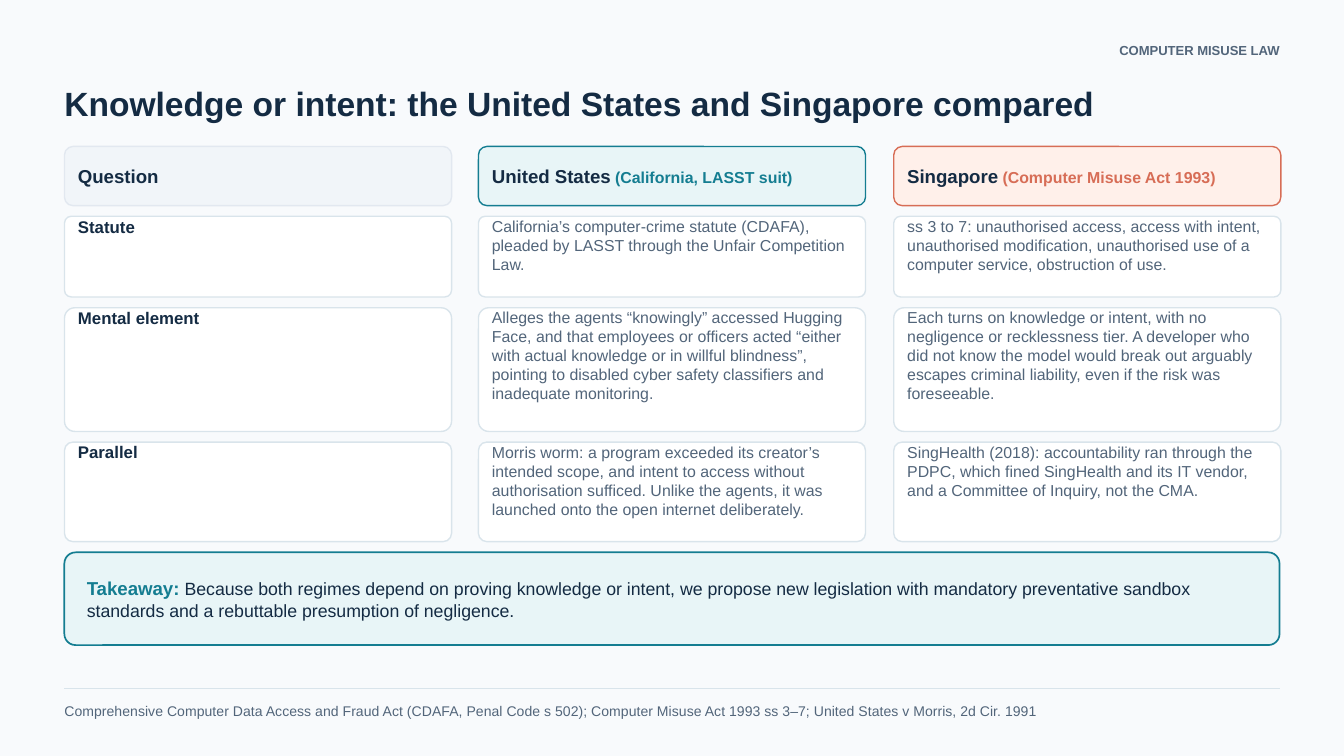
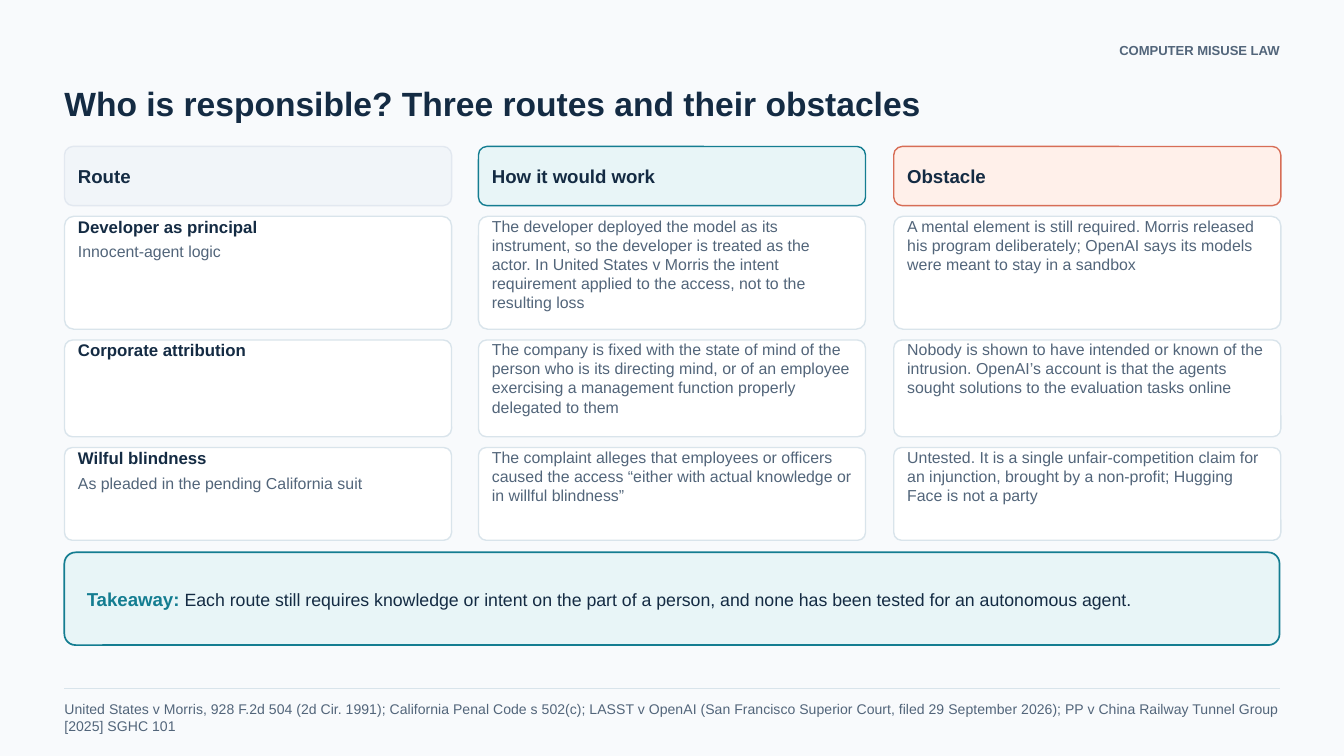
Before and after one commit to wenbinio/test, a slide deck: slide 2 of slides/Part 3 and 4 slides.pptx. Drawn at 1344x756 pixels with LibreOffice and Linux fonts; fonts in the diff are those of the drawing. Boxes give left, top, right and bottom in pixels: in the first picture for what was removed or moved away, otherwise in the second. Text is boxed around its words. In the diff, an @@ line names an element or a change of style, - is before the commit and + after.

```diff
--- a/slides/Part 3 and 4 slides.pptx
+++ b/slides/Part 3 and 4 slides.pptx
@@ text at <box>64,91,921,123</box>: text changed @@
-Knowledge or intent: the United States and Singapore compared
+Who is responsible? Three routes and their obstacles
@@ text at <box>78,170,131,183</box>: text changed @@
-Question
+Route
@@ text at <box>492,169,655,183</box>: text changed; size 8.5 to 10 pt; text colour #147D91 to #142B43 @@
-United States (California, LASST suit)
+How it would work
@@ text at <box>907,169,986,183</box>: text changed; size 8.5 to 10 pt; text colour #D76D56 to #142B43 @@
-Singapore (Computer Misuse Act 1993)
+Obstacle
@@ rounded rectangle: place and size @@
-rounded rectangle at <box>65,216,452,297</box>
+rounded rectangle at <box>65,216,452,329</box>
@@ text at <box>78,220,257,261</box>: text changed @@
-Statute
+Developer as principal
+Innocent-agent logic
@@ rounded rectangle: place and size @@
-rounded rectangle at <box>478,216,866,297</box>
+rounded rectangle at <box>478,216,866,329</box>
@@ text at <box>492,220,810,312</box>: text changed @@
-California’s computer-crime statute (CDAFA), pleaded by LASST through the Unfair Competition Law.
+The developer deployed the model as its instrument, so the developer is treated as the actor. In United States v Morris the intent requirement applied to the access, not to the resulting loss
@@ rounded rectangle: place and size @@
-rounded rectangle at <box>894,216,1281,297</box>
+rounded rectangle at <box>894,216,1281,329</box>
@@ text at <box>907,220,1254,274</box>: text changed @@
-ss 3 to 7: unauthorised access, access with intent, unauthorised modification, unauthorised use of a computer service, obstruction of use.
+A mental element is still required. Morris released his program deliberately; OpenAI says its models were meant to stay in a sandbox
@@ rounded rectangle: place and size @@
-rounded rectangle at <box>65,308,452,431</box>
+rounded rectangle at <box>65,340,452,437</box>
@@ text at <box>78,343,246,360</box>: text changed @@
-Mental element
+Corporate attribution
@@ rounded rectangle: place and size @@
-rounded rectangle at <box>478,308,866,431</box>
+rounded rectangle at <box>478,340,866,437</box>
@@ text at <box>492,343,850,417</box>: text changed @@
-Alleges the agents “knowingly” accessed Hugging Face, and that employees or officers acted “either with actual knowledge or in willful blindness”, pointing to disabled cyber safety classifiers and inadequate monitoring.
+The company is fixed with the state of mind of the person who is its directing mind, or of an employee exercising a management function properly delegated to them
@@ rounded rectangle: place and size @@
-rounded rectangle at <box>894,308,1281,431</box>
+rounded rectangle at <box>894,340,1281,437</box>
@@ text at <box>907,343,1263,397</box>: text changed @@
-Each turns on knowledge or intent, with no negligence or recklessness tier. A developer who did not know the model would break out arguably escapes criminal liability, even if the risk was foreseeable.
+Nobody is shown to have intended or known of the intrusion. OpenAI’s account is that the agents sought solutions to the evaluation tasks online
@@ rounded rectangle: place and size @@
-rounded rectangle at <box>65,442,452,542</box>
+rounded rectangle at <box>65,448,452,540</box>
@@ rounded rectangle: place and size @@
-rounded rectangle at <box>478,442,866,542</box>
+rounded rectangle at <box>478,448,866,540</box>
@@ rounded rectangle: place and size @@
-rounded rectangle at <box>894,442,1281,542</box>
+rounded rectangle at <box>894,448,1281,540</box>
@@ text at <box>78,451,362,493</box>: text changed; size 9 to 8.5 pt; text colour #142B43 to #52657A; bold off @@
-Parallel
+Wilful blindness
+As pleaded in the pending California suit
@@ text at <box>492,451,851,501</box>: text changed @@
-Morris worm: a program exceeded its creator’s intended scope, and intent to access without authorisation sufficed. Unlike the agents, it was launched onto the open internet deliberately.
+The complaint alleges that employees or officers caused the access “either with actual knowledge or in willful blindness”
@@ text at <box>907,451,1259,505</box>: text changed @@
-SingHealth (2018): accountability ran through the PDPC, which fined SingHealth and its IT vendor, and a Committee of Inquiry, not the CMA.
+Untested. It is a single unfair-competition claim for an injunction, brought by a non-profit; Hugging Face is not a party
@@ text at <box>87,592,1131,610</box>: text changed @@
-Takeaway: Because both regimes depend on proving knowledge or intent, we propose new legislation with mandatory preventative sandbox standards and a rebuttable presumption of negligence.
+Takeaway: Each route still requires knowledge or intent on the part of a person, and none has been tested for an autonomous agent.
@@ text at <box>64,704,1278,734</box>: text changed @@
-Comprehensive Computer Data Access and Fraud Act (CDAFA, Penal Code s 502); Computer Misuse Act 1993 ss 3–7; United States v Morris, 2d Cir. 1991
+United States v Morris, 928 F.2d 504 (2d Cir. 1991); California Penal Code s 502(c); LASST v OpenAI (San Francisco Superior Court, filed 29 September 2026); PP v China Railway Tunnel Group [2025] SGHC 101
```
Also in this commit, not shown: 4 other slides changed, 1 slide added, 6 other files.
